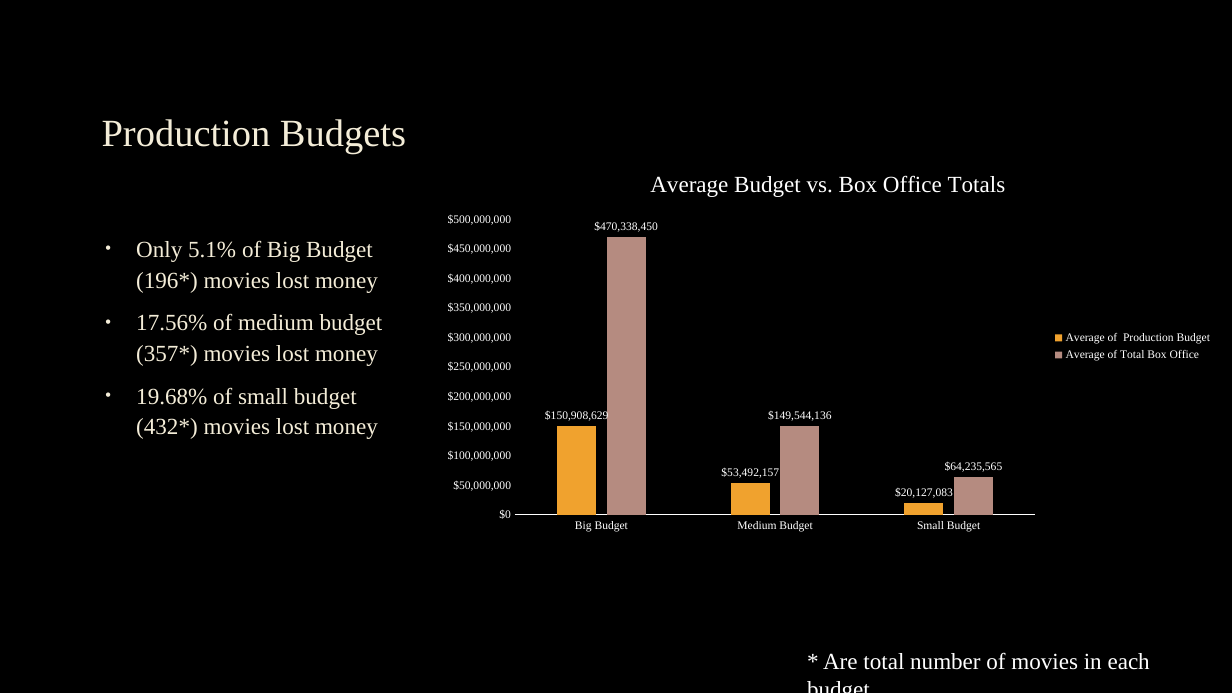
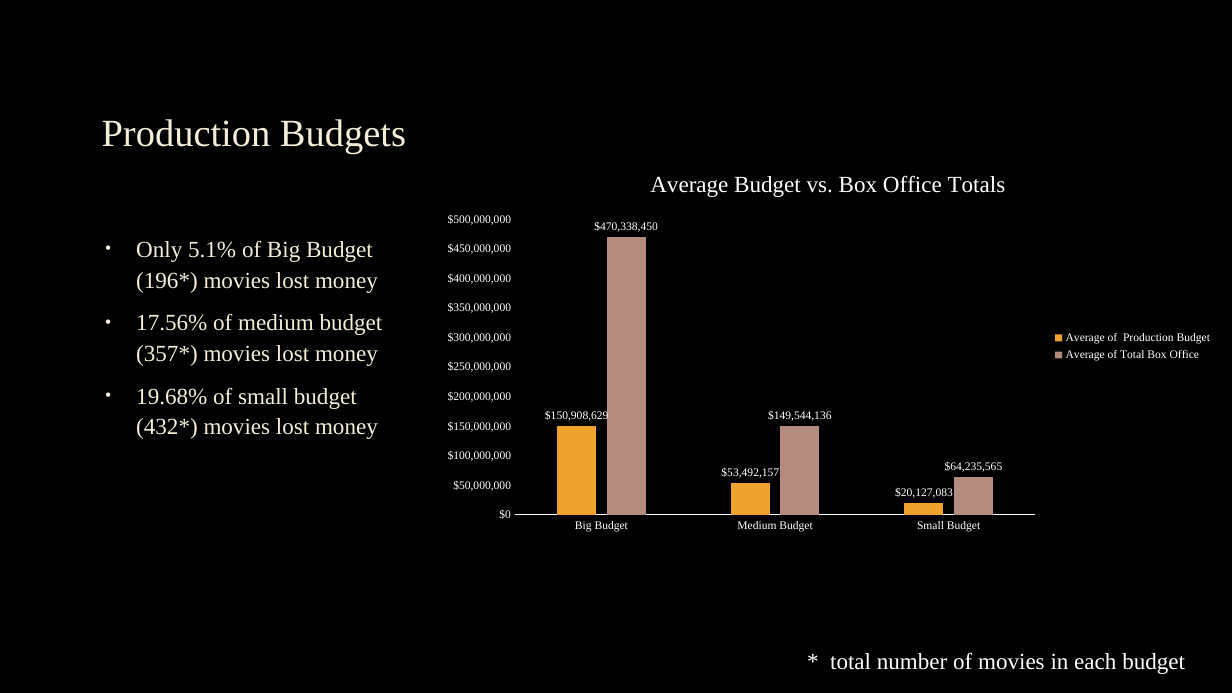
Before and after one commit to Coleman-R/Movie_Capstone, a slide deck: slide 5 of Capstone_presentation.pptx. Drawn at 1232x693 pixels with LibreOffice and Linux fonts; fonts in the diff are those of the drawing; background and template pictures are left out. Boxes give left, top, right and bottom in pixels: in the first picture for what was removed or moved away, otherwise in the second. Text is boxed around its words. In the diff, an @@ line names an element or a change of style, - is before the commit and + after.

```diff
--- a/Capstone_presentation.pptx
+++ b/Capstone_presentation.pptx
@@ text at (x1=830, y1=652, x2=1185, y2=674): text changed @@
-* Are total number of movies in each budget
+* total number of movies in each budget
```
Also in this commit, not shown: 3 other slides changed, 1 slide added, 1 slide removed, 4 other files.
